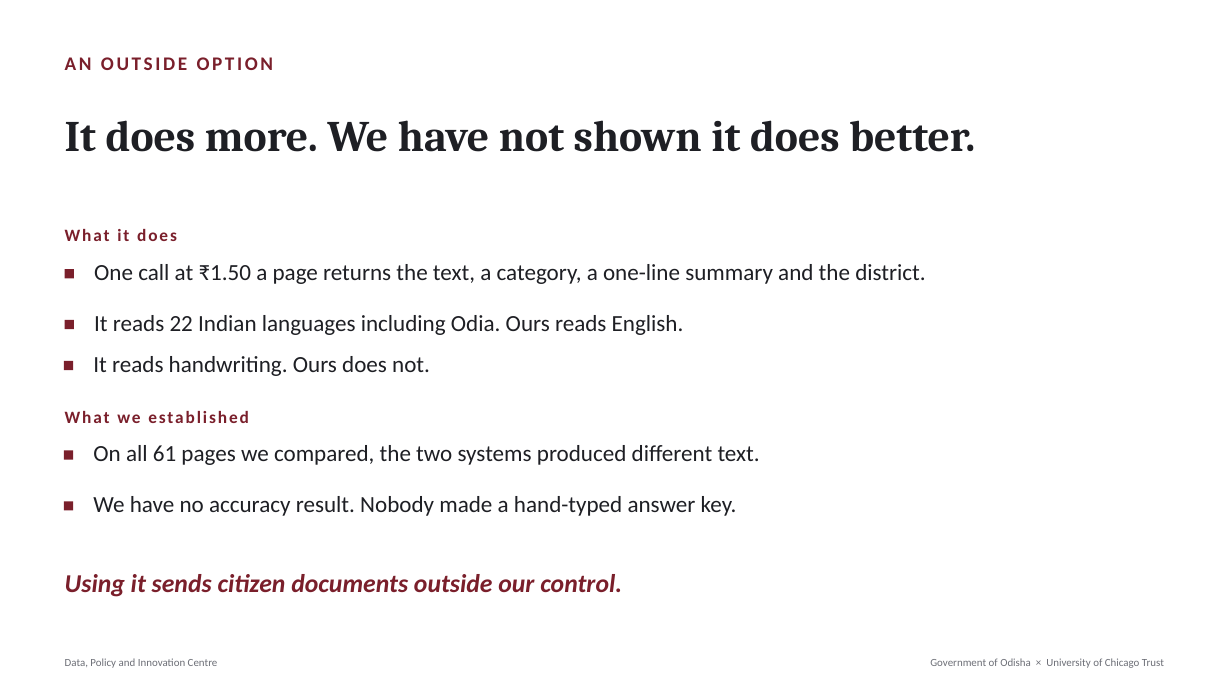
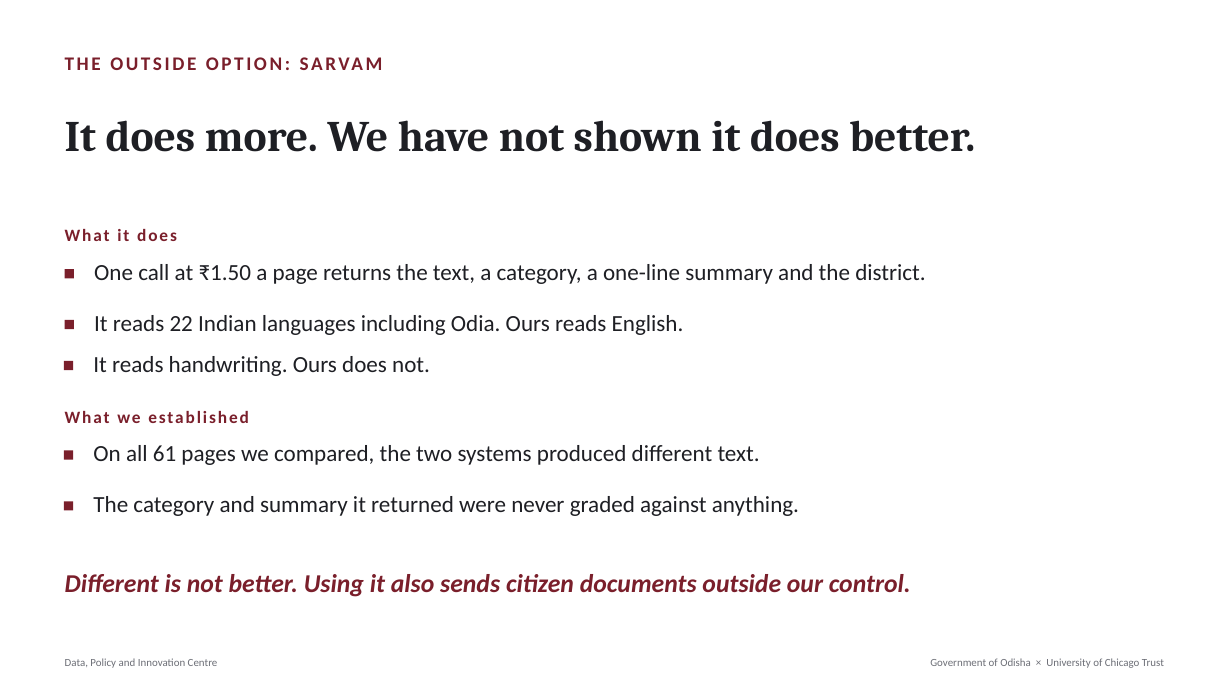
Before and after one commit to Data-Policy-and-Innovation-Centre/janasunani, a slide deck: slide 6 of docs/presentations/2026-08-24-timing-quality/Janasunani_2.0_Timing_and_Quality.pptx. Drawn at 1232x693 pixels with LibreOffice and Linux fonts; fonts in the diff are those of the drawing. Boxes give left, top, right and bottom in pixels: in the first picture for what was removed or moved away, otherwise in the second. Text is boxed around its words. In the diff, an @@ line names an element or a change of style, - is before the commit and + after.

```diff
--- a/docs/presentations/2026-08-24-timing-quality/Janasunani_2.0_Timing_and_Quality.pptx
+++ b/docs/presentations/2026-08-24-timing-quality/Janasunani_2.0_Timing_and_Quality.pptx
@@ text at (396,264,781,592): text changed @@
-AN OUTSIDE OPTION
+THE OUTSIDE OPTION: SARVAM
@@ text at (93,496,799,516): text changed @@
-We have no accuracy result. Nobody made a hand-typed answer key.
+The category and summary it returned were never graded against anything.
@@ text at (65,574,911,597): text changed @@
-Using it sends citizen documents outside our control.
+Different is not better. Using it also sends citizen documents outside our control.
```
Also in this commit, not shown: 2 other files.
